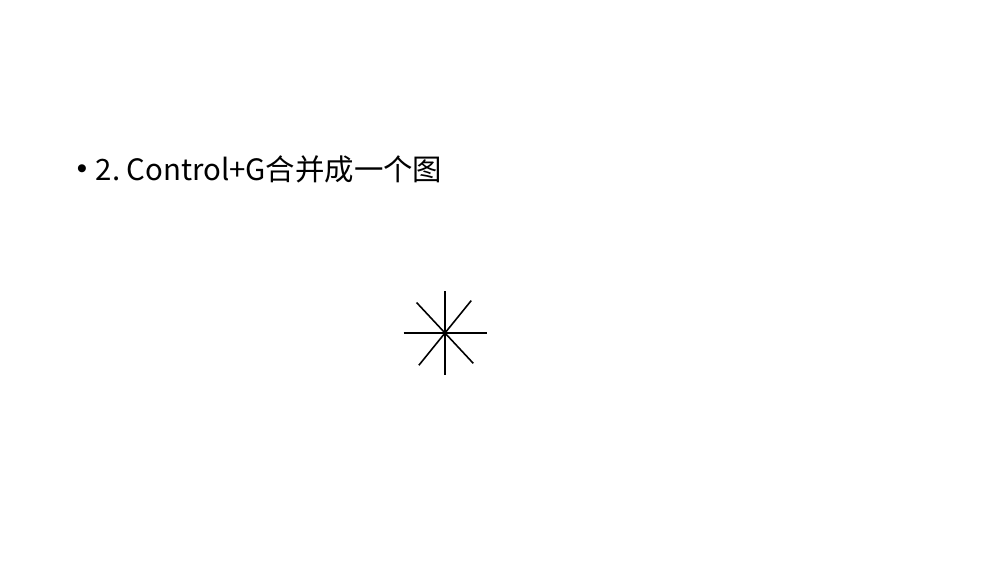
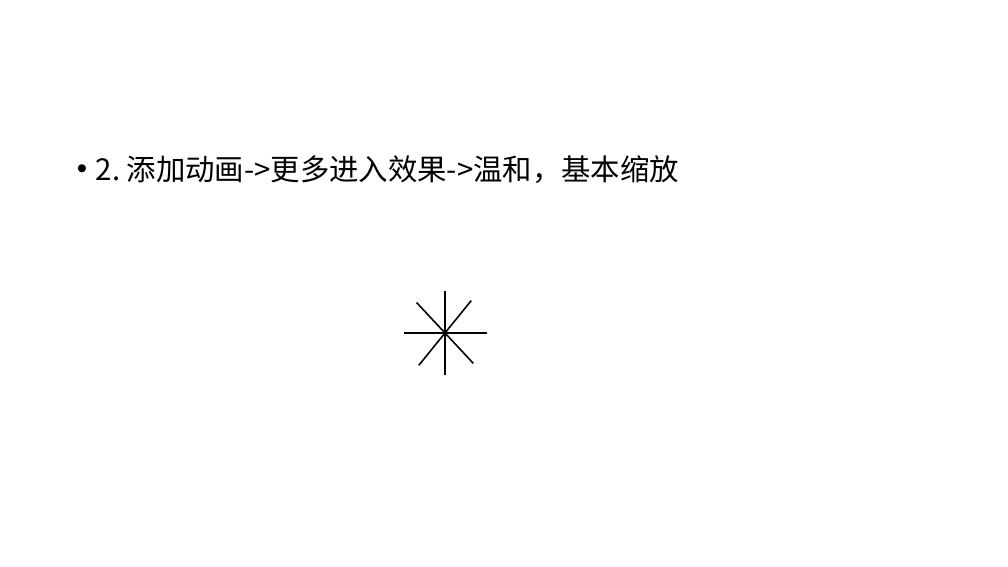
Before and after one commit to Canhui/PPT_Animation_Samples, a slide deck: slide 16 of PPT-Animation-Samples (Part 2).pptx. Drawn at 1008x567 pixels with LibreOffice and Linux fonts; fonts in the diff are those of the drawing. Boxes give left, top, right and bottom in pixels: in the first picture for what was removed or moved away, otherwise in the second. Text is boxed around its words. In the diff, an @@ line names an element or a change of style, - is before the commit and + after.

```diff
--- a/PPT-Animation-Samples (Part 2).pptx
+++ b/PPT-Animation-Samples (Part 2).pptx
@@ text at box(96, 155, 679, 183): text changed @@
-• 2. Control+G合并成一个图
+• 2. 添加动画->更多进入效果->温和，基本缩放
```
Also in this commit, not shown: 5 slides added, 1 slide removed.
